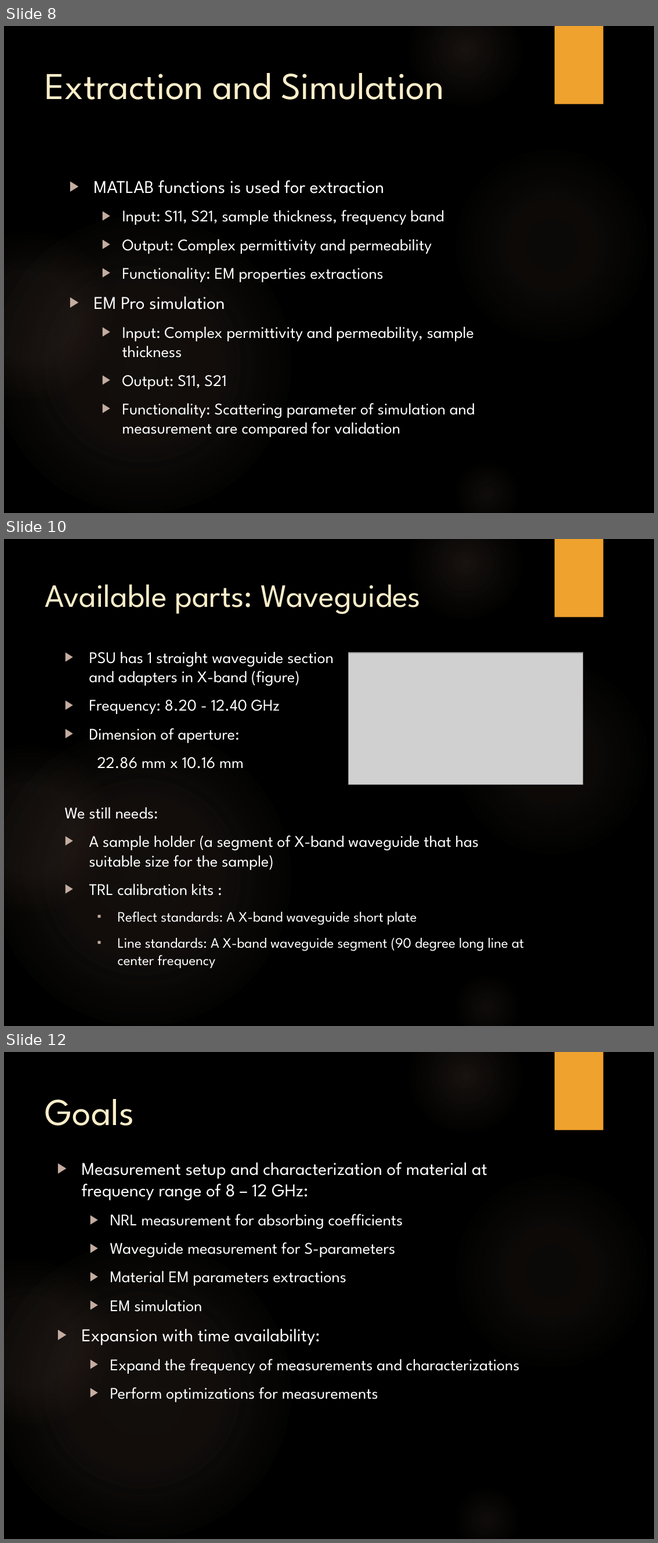
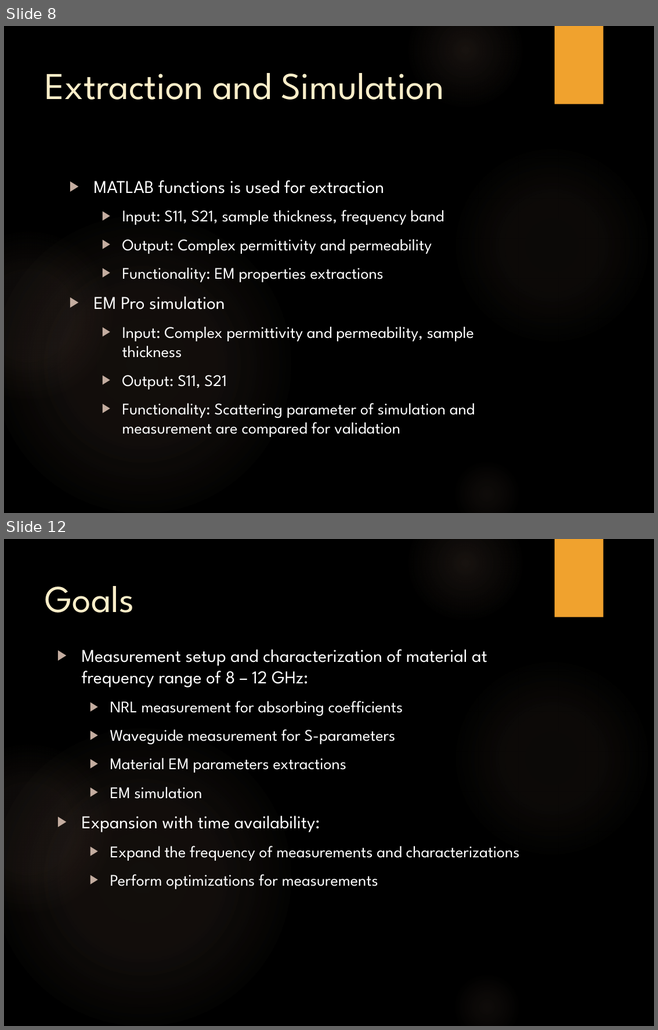
Before and after one commit to trankhiemha/ECE412-413-Capstone-Project-N3, a slide deck: Capstone project proposal presentation.pptx. Shown one above the other, each under a label of ours: slides 8, 10 and 12 before the commit, slides 8 and 12 after it; the slides between them are not shown. The pictures are 658x1543 and 658x1030 pixels, drawn with LibreOffice and Linux fonts; fonts in the diff are those of the drawing; grey boxes stand for pictures; background and template pictures are left out. Boxes give left, top, right and bottom in pixels: in the first picture for what was removed or moved away, otherwise in the second. Text is boxed around its words. In the diff, an @@ line names an element or a change of style, - is before the commit and + after.

```diff
--- a/Capstone project proposal presentation.pptx
+++ b/Capstone project proposal presentation.pptx
@@ slide 10 removed at (4, 539, 654, 1026), background picture (left out); not listed: 6 template elements that a slide beside it also shows @@
@@ title removed at (45, 584, 420, 614) @@
-Available parts: Waveguides
@@ text removed at (89, 652, 333, 769) @@
-▶ PSU has 1 straight waveguide section and adapters in X-band (figure)
-▶ Frequency: 8.20 - 12.40 GHz
-▶ Dimension of aperture:
-22.86 mm x 10.16 mm
@@ picture removed at (349, 653, 583, 784) @@
@@ text removed at (65, 807, 524, 968) @@
-We still needs:
-▶ A sample holder (a segment of X-band waveguide that has suitable size for the sample)
-▶ TRL calibration kits :
-  ▪ Reflect standards: A X-band waveguide short plate
-  ▪ Line standards: A X-band waveguide segment (90 degree long line at center frequency
```
Also in this commit, not shown: 3 slides changed, 2 other files.
